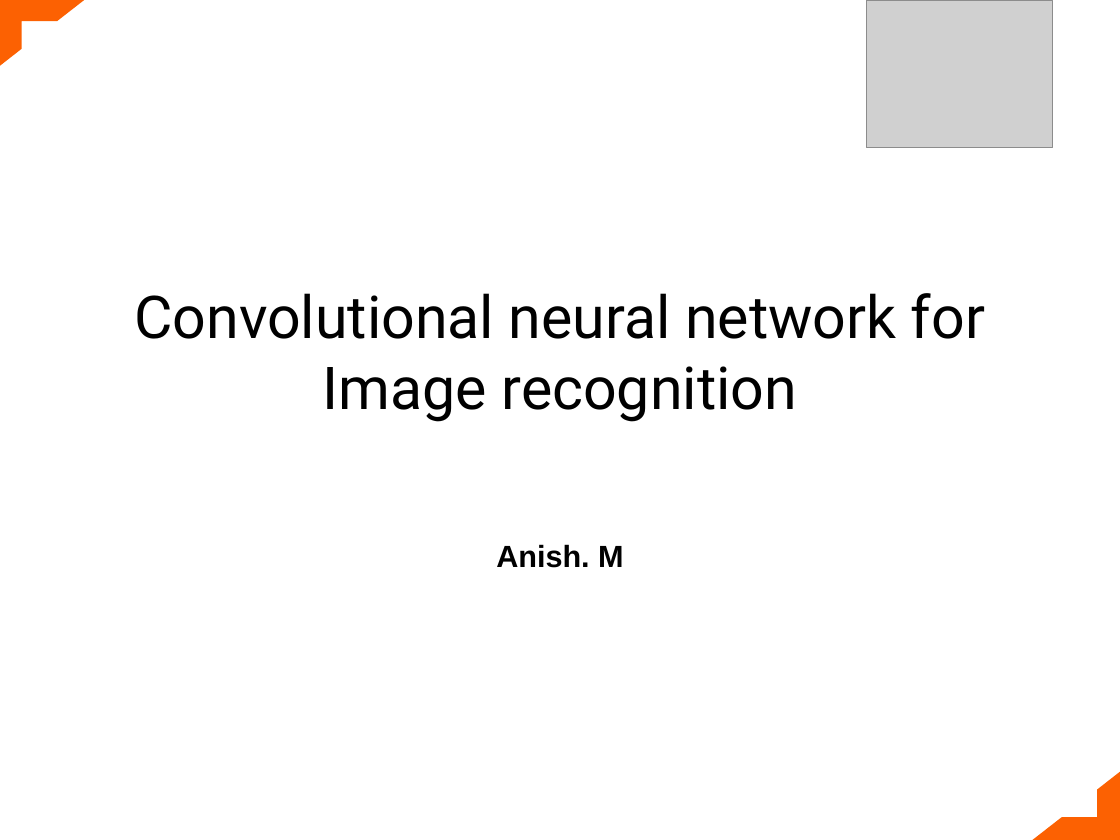
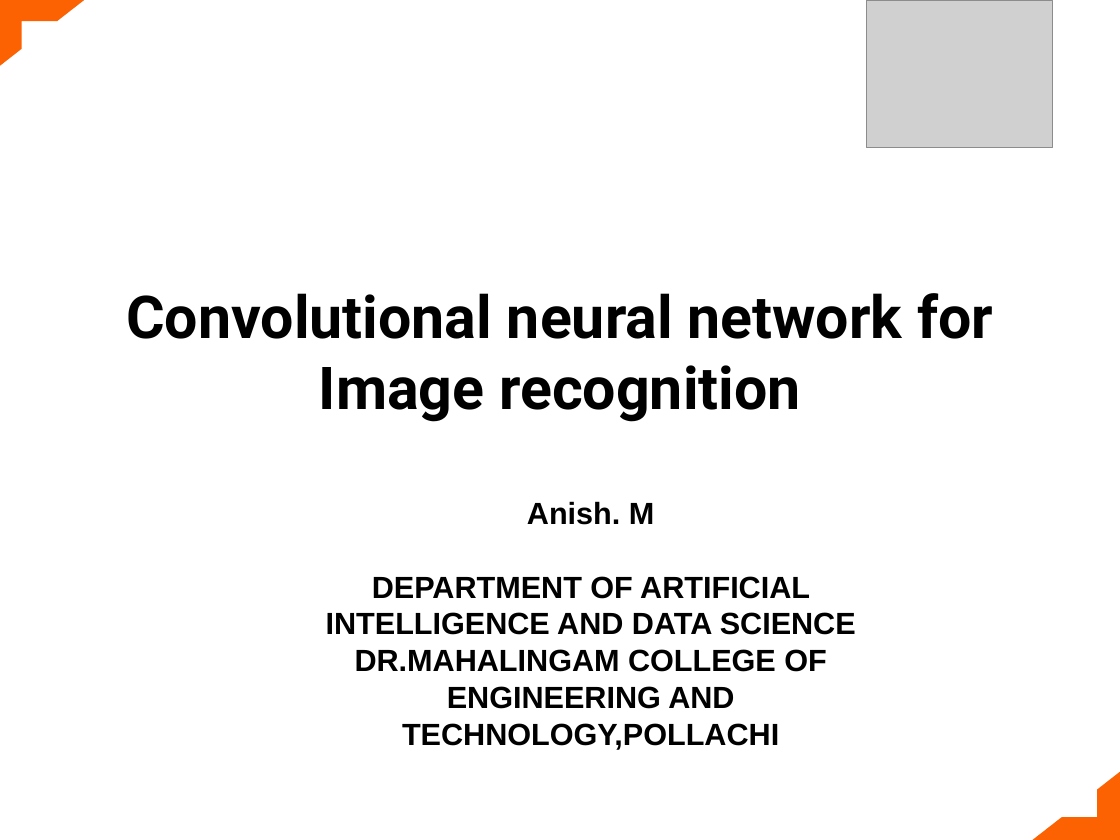
Before and after one commit to anish-1619/anish_deep2neuron_internship_2023, a slide deck: slide 1 of convolutional_neural_networks (1).pptx. Drawn at 1120x840 pixels with LibreOffice and Linux fonts; fonts in the diff are those of the drawing; grey boxes stand for pictures. Boxes give left, top, right and bottom in pixels: in the first picture for what was removed or moved away, otherwise in the second. Text is boxed around its words. In the diff, an @@ line names an element or a change of style, - is before the commit and + after.

```diff
--- a/convolutional_neural_networks (1).pptx
+++ b/convolutional_neural_networks (1).pptx
@@ title "Convolutional neural network for Image ..." at box(126, 293, 993, 422): bold on @@
@@ text "Anish. M": place and size @@
-text "Anish. M" at box(496, 544, 624, 568)
+text "Anish. M" at box(326, 501, 856, 750)
@@ text at box(326, 576, 856, 750): paragraphs added @@
+DEPARTMENT OF ARTIFICIAL INTELLIGENCE AND DATA SCIENCE
+DR.MAHALINGAM COLLEGE OF ENGINEERING AND TECHNOLOGY,POLLACHI
```
